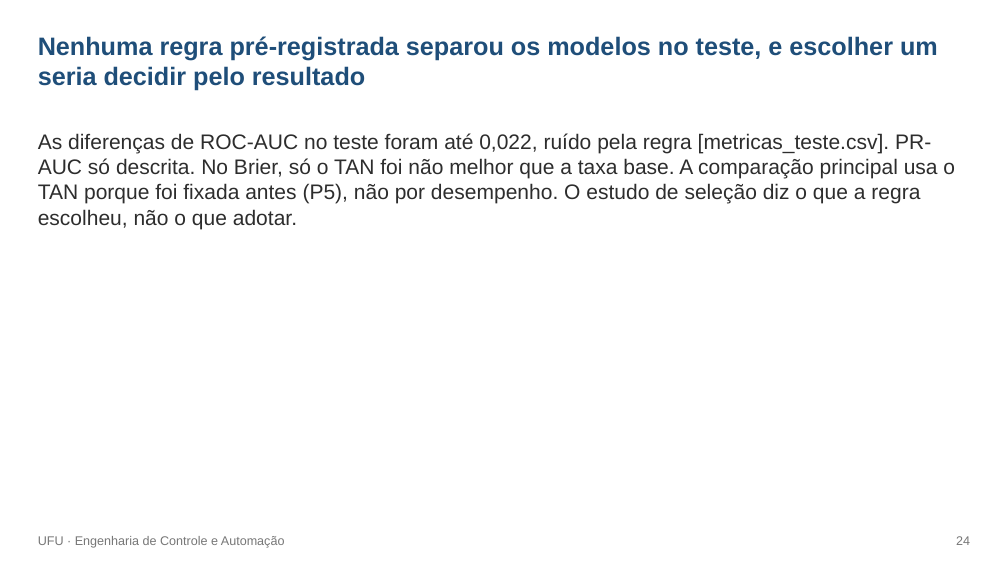
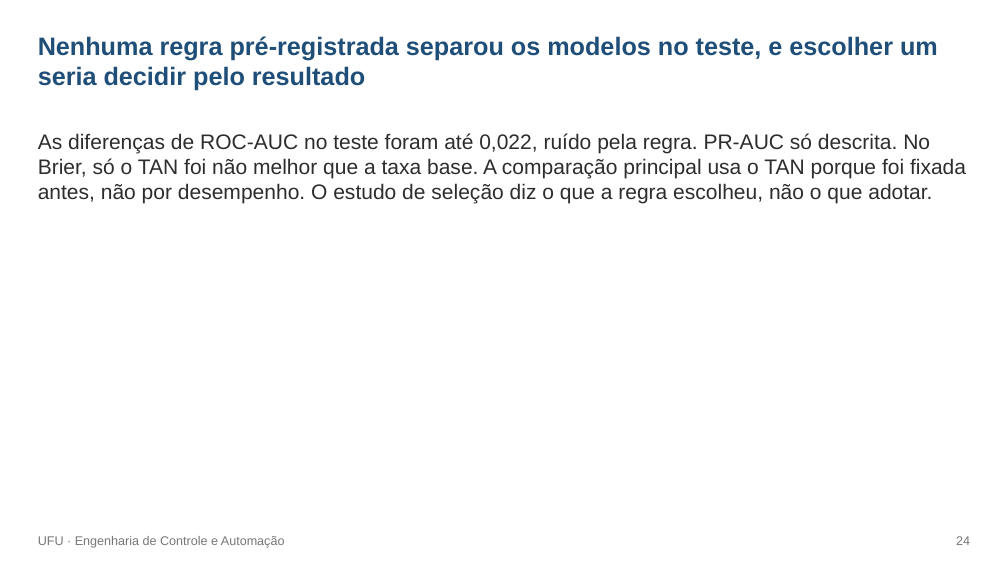
Before and after one commit to rodrigotriboni1/tcc-redes-bayesianas, a slide deck: slide 24 of monografia/defesa/Defesa_TCC_Rodrigo_rascunho.pptx. Drawn at 1008x567 pixels with LibreOffice and Linux fonts; fonts in the diff are those of the drawing. Boxes give left, top, right and bottom in pixels: in the first picture for what was removed or moved away, otherwise in the second. Text is boxed around its words. In the diff, an @@ line names an element or a change of style, - is before the commit and + after.

```diff
--- a/monografia/defesa/Defesa_TCC_Rodrigo_rascunho.pptx
+++ b/monografia/defesa/Defesa_TCC_Rodrigo_rascunho.pptx
@@ text at [38,133,966,204]: text changed @@
-As diferenças de ROC-AUC no teste foram até 0,022, ruído pela regra [metricas_teste.csv]. PR-AUC só descrita. No Brier, só o TAN foi não melhor que a taxa base. A comparação principal usa o TAN porque foi fixada antes (P5), não por desempenho. O estudo de seleção diz o que a regra escolheu, não o que adotar.
+As diferenças de ROC-AUC no teste foram até 0,022, ruído pela regra. PR-AUC só descrita. No Brier, só o TAN foi não melhor que a taxa base. A comparação principal usa o TAN porque foi fixada antes, não por desempenho. O estudo de seleção diz o que a regra escolheu, não o que adotar.
```
Also in this commit, not shown: 9 other slides changed, 3 other files.
